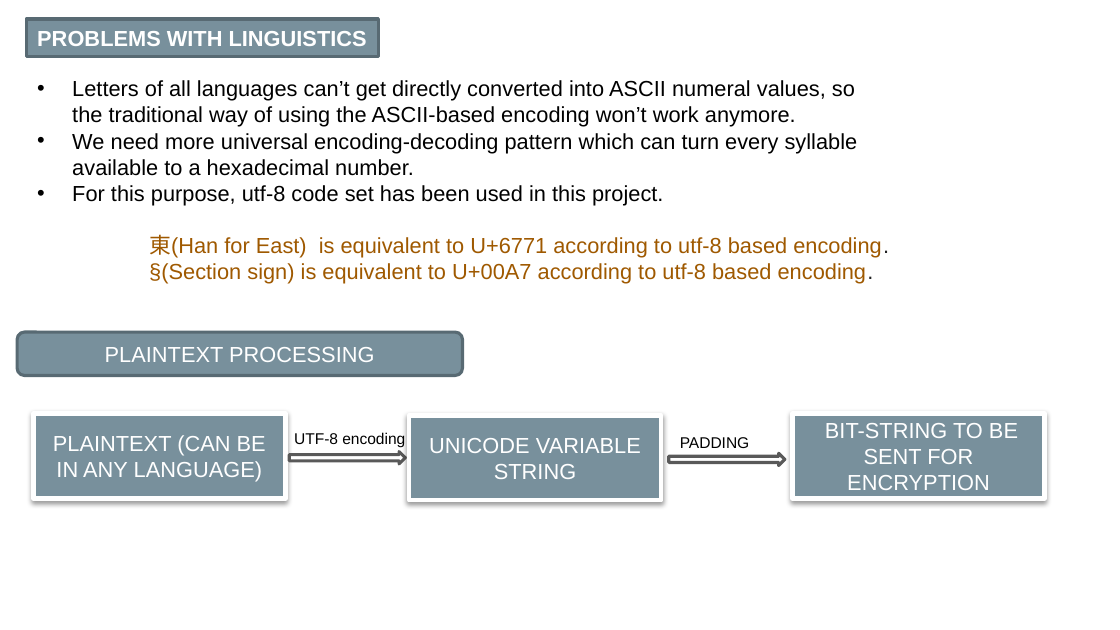
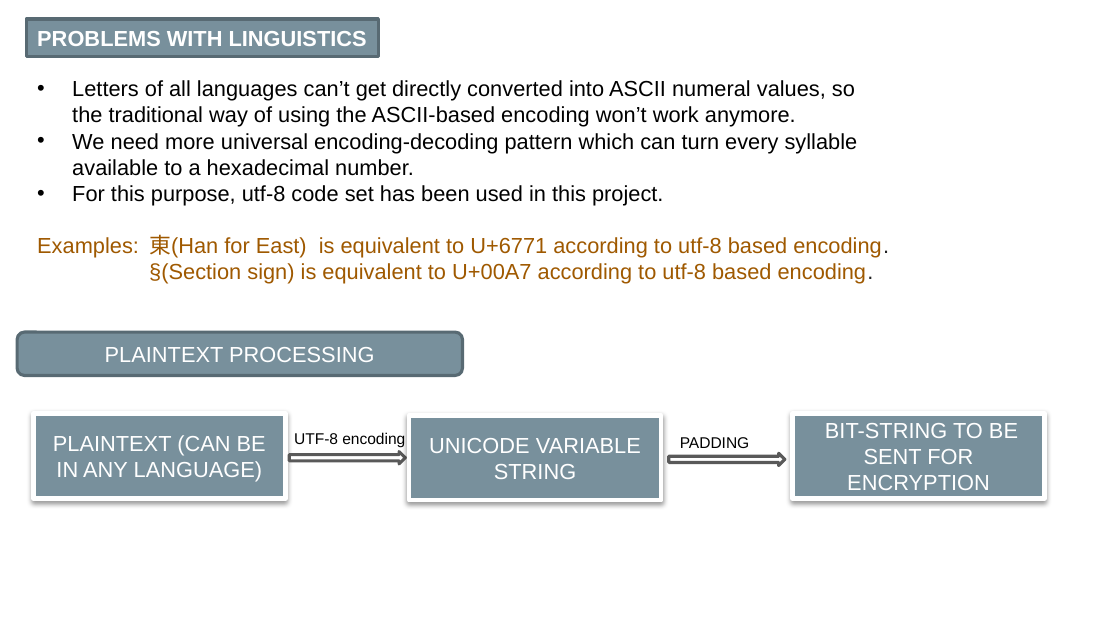
Before and after one commit to GoluKumar4024/Quantum-safe-algorithm, a slide deck: slide 4 of Final Year Project(PPT)(Group- CS41).pptx. Drawn at 1120x630 pixels with LibreOffice and Linux fonts; fonts in the diff are those of the drawing. Boxes give left, top, right and bottom in pixels: in the first picture for what was removed or moved away, otherwise in the second. Text is boxed around its words. In the diff, an @@ line names an element or a change of style, - is before the commit and + after.

```diff
--- a/Final Year Project(PPT)(Group- CS41).pptx
+++ b/Final Year Project(PPT)(Group- CS41).pptx
@@ text at [37, 234, 889, 258]: text changed @@
-東(Han for East) is equivalent to U+6771 according to utf-8 based encoding.
+Examples: 東(Han for East) is equivalent to U+6771 according to utf-8 based encoding.
```
Also in this commit, not shown: 3 other files.
